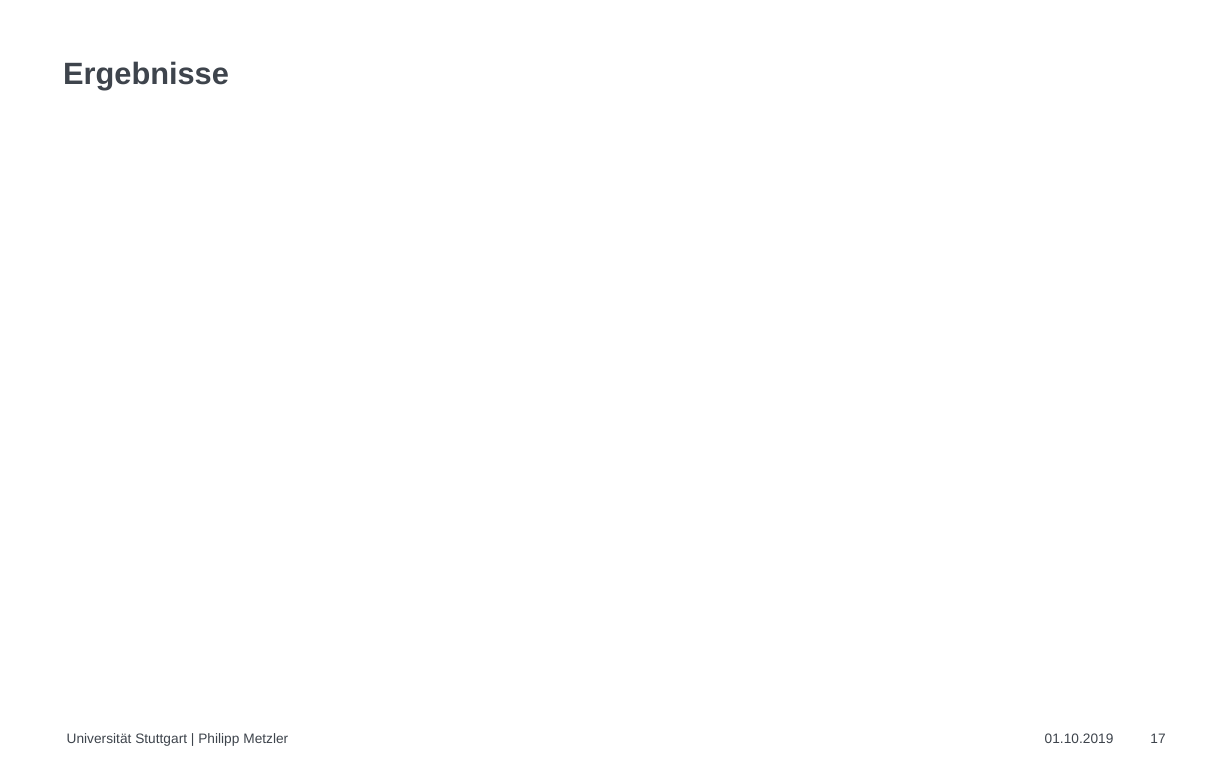
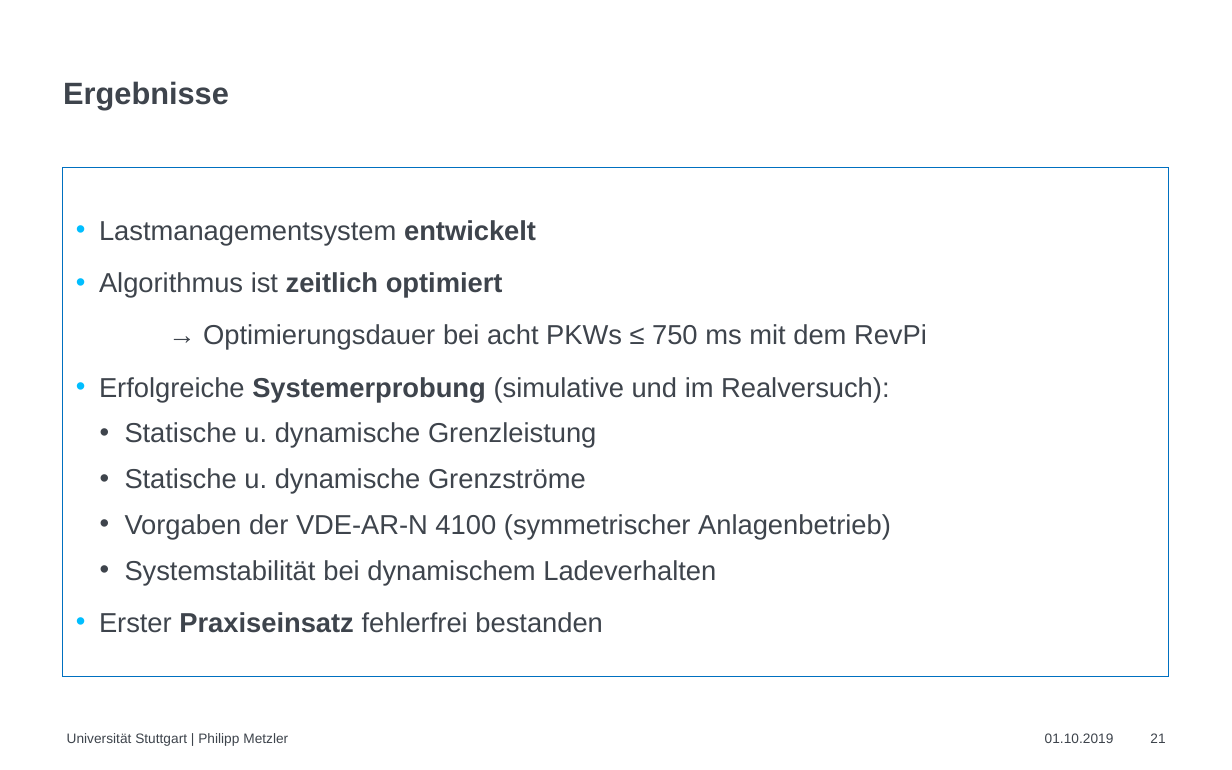
Before and after one commit to CHPhilipp/Sonsitige-Dokumente, a slide deck: slide 21 of Präsentation 16 zu 10 - IEH.pptx (slide 17 before the commit). Drawn at 1232x770 pixels with LibreOffice and Linux fonts; fonts in the diff are those of the drawing. Boxes give left, top, right and bottom in pixels: in the first picture for what was removed or moved away, otherwise in the second. Text is boxed around its words. In the diff, an @@ line names an element or a change of style, - is before the commit and + after.

```diff
--- a/Präsentation 16 zu 10 - IEH.pptx
+++ b/Präsentation 16 zu 10 - IEH.pptx
@@ title "Ergebnisse": place and size @@
-title "Ergebnisse" at [63,61,229,89]
+title "Ergebnisse" at [63,81,229,109]
@@ rectangle added at [63,168,1169,676], outline #0070C0 0.5 pt @@
@@ text added at [99,220,927,633], 16 pt, text #3E444C @@
+• Lastmanagementsystem entwickelt
+• Algorithmus ist zeitlich optimiert
+→ Optimierungsdauer bei acht PKWs ≤ 750 ms mit dem RevPi
+• Erfolgreiche Systemerprobung (simulative und im Realversuch):
+  • Statische u. dynamische Grenzleistung
+  • Statische u. dynamische Grenzströme
+  • Vorgaben der VDE-AR-N 4100 (symmetrischer Anlagenbetrieb)
+  • Systemstabilität bei dynamischem Ladeverhalten
+• Erster Praxiseinsatz fehlerfrei bestanden
@@ page number at [1150,733,1165,743]: text changed @@
-17
+21
```
Also in this commit, not shown: 6 other slides changed, 5 slides added, 1 slide removed.
